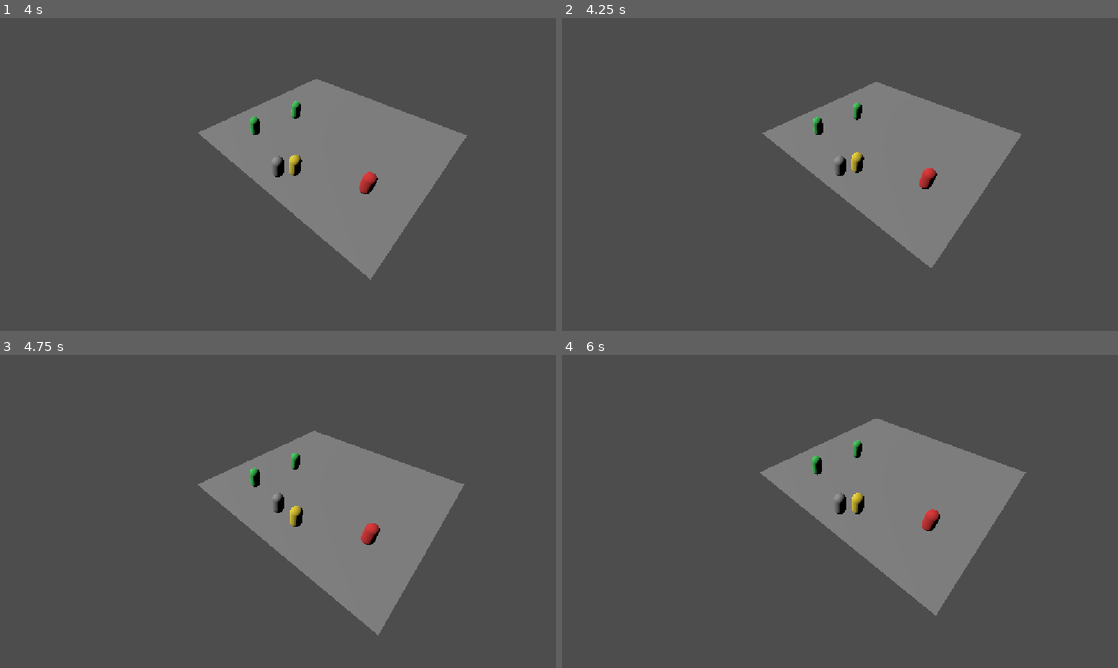
Above: before the commit, frames 1-4 (two rows, left to right).
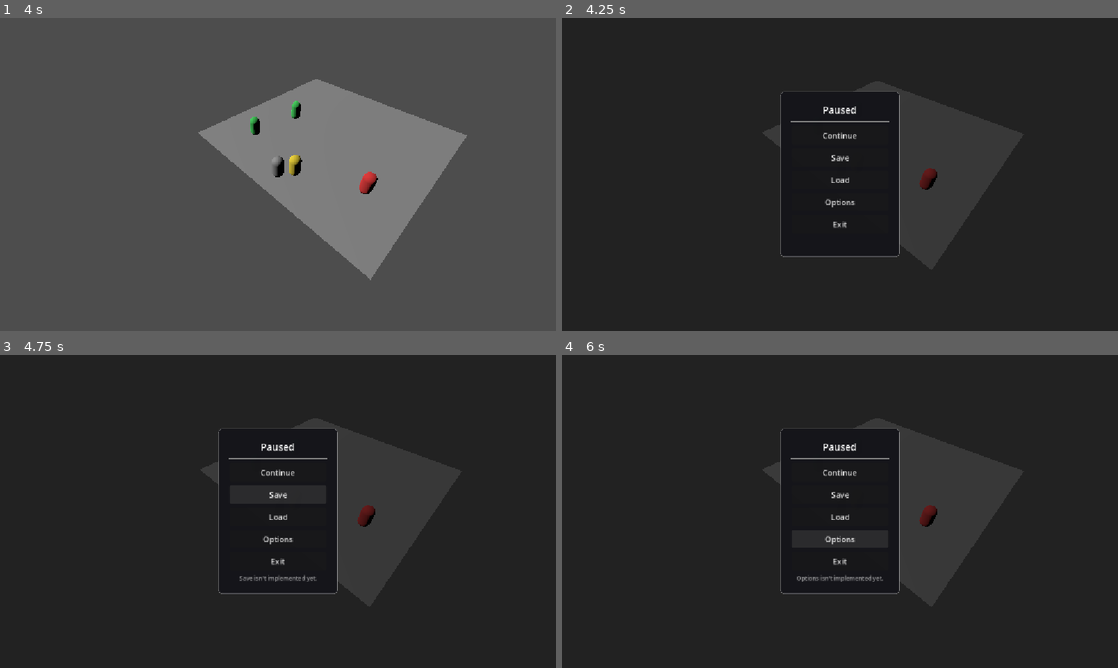
Above: after the commit, the same moments.

Repository: nikiyyy/the-big-bounty
Game: Godot game, scene res://scenes/main.tscn
Two runs of this game, one before a commit and one after it. Both use one fixed random seed, a clock stepped at 60 frames per second and the inputs below.
Inputs (mouse positions are in pixels of both pictures, inside the frame that each line leads up to):
- Up to frame 1 (4 s): tap Enter at 0.5 s; move the mouse to (400, 158) at 0.52 s; hold D 0.53-1.25 s; tap B at 0.6, 2.1, 3.6 s; click (400, 158) at 0.67 s; drag from (166, 190) to (250, 237) at 1.27 s; move the mouse to (333, 105) at 2.02 s; hold D 2.03-2.75 s; click (333, 105) at 2.17 s; drag from (250, 237) to (111, 127) at 2.77 s; move the mouse to (444, 221) at 3.52 s; hold A from 3.53 s (still down); click (444, 221) at 3.67 s
- Up to frame 2 (4.25 s): keep holding A; tap Escape at 4.15 s
- Up to frame 3 (4.75 s): release A at 4.25 s; click (278, 495) at 4.25 s, where only the run after the commit has a clickable "Save"
- Up to frame 4 (6 s): click (840, 517) at 5 s, where only the run after the commit has a clickable "Load"; click (840, 539) at 5.75 s, where only the run after the commit has a clickable "Options"

Frame 1 is identical in both runs. In frame 2, 99% of the frame differs, in the area x 0-100%, y 0-100%; in frame 3, 98%; in frame 4, 99%.

Commit message:
added esc screen

Diff:
--- /dev/null
+++ b/Scripts/pause_menu.gd
@@ -0,0 +1,120 @@
+extends CanvasLayer
+## Escape opens this outside combat. Pauses the tree while open.
+
+const BUTTONS := [
+	{"label": "Continue", "action": "continue"},
+	{"label": "Save", "action": "save"},
+	{"label": "Load", "action": "load"},
+	{"label": "Options", "action": "options"},
+	{"label": "Exit", "action": "exit"},
+]
+
+var _root: Control
+var _status: Label
+
+
+func _ready() -> void:
+	layer = 60
+	process_mode = Node.PROCESS_MODE_ALWAYS      # keep running while paused
+	add_to_group("pause_menu")
+	_build()
+	_root.hide()
+
+
+func is_open() -> bool:
+	return _root.visible
+
+
+func open() -> void:
+	_status.text = ""
+	_root.show()
+	get_tree().paused = true
+
+
+func close() -> void:
+	_root.hide()
+	get_tree().paused = false
+
+
+func toggle() -> void:
+	if is_open():
+		close()
+	else:
+		open()
+
+
+func _unhandled_input(event: InputEvent) -> void:
+	if not (event is InputEventKey and event.pressed and not event.echo):
+		return
+	if event.keycode != KEY_ESCAPE:
+		return
+	# combat owns Escape for cancelling targeting and fleeing
+	if Game.in_battle():
+		return
+	toggle()
+	get_viewport().set_input_as_handled()
+
+
+# ------------------------------------------------------------------ layout
+
+func _build() -> void:
+	_root = Control.new()
+	_root.set_anchors_preset(Control.PRESET_FULL_RECT)
+	_root.mouse_filter = Control.MOUSE_FILTER_STOP      # swallow clicks behind
+	add_child(_root)
+
+	var dim := ColorRect.new()
+	dim.color = Color(0, 0, 0, 0.55)
+	dim.set_anchors_preset(Control.PRESET_FULL_RECT)
+	dim.mouse_filter = Control.MOUSE_FILTER_IGNORE
+	_root.add_child(dim)
+
+	var center := CenterContainer.new()
+	center.set_anchors_preset(Control.PRESET_FULL_RECT)
+	center.mouse_filter = Control.MOUSE_FILTER_IGNORE
+	_root.add_child(center)
+
+	var panel := PanelContainer.new()
+	var box := StyleBoxFlat.new()
+	box.bg_color = Color(0.08, 0.08, 0.10, 0.97)
+	box.set_corner_radius_all(8)
+	box.set_content_margin_all(24)
+	box.border_color = Color(1, 1, 1, 0.18)
+	box.set_border_width_all(1)
+	panel.add_theme_stylebox_override("panel", box)
+	center.add_child(panel)
+
+	var column := VBoxContainer.new()
+	column.add_theme_constant_override("separation", 8)
+	panel.add_child(column)
+
+	var title := Label.new()
+	title.text = "Paused"
+	title.add_theme_font_size_override("font_size", 20)
+	title.horizontal_alignment = HORIZONTAL_ALIGNMENT_CENTER
+	column.add_child(title)
+	column.add_child(HSeparator.new())
+
+	for entry in BUTTONS:
+		var button := Button.new()
+		button.text = entry["label"]
+		button.custom_minimum_size = Vector2(200, 38)
+		button.pressed.connect(_on_pressed.bind(entry["action"]))
+		column.add_child(button)
+
+	_status = Label.new()
+	_status.add_theme_font_size_override("font_size", 12)
+	_status.horizontal_alignment = HORIZONTAL_ALIGNMENT_CENTER
+	_status.modulate = Color(1, 1, 1, 0.55)
+	column.add_child(_status)
+
+
+func _on_pressed(action: String) -> void:
+	match action:
+		"continue":
+			close()
+		"exit":
+			get_tree().paused = false
+			get_tree().quit()
+		_:
+			_status.text = "%s isn't implemented yet." % action.capitalize()
--- a/scenes/main.tscn
+++ b/scenes/main.tscn
@@ -7,6 +7,7 @@
 [ext_resource type="PackedScene" uid="uid://do70xo6gytsji" path="res://scenes/dialogue_ui.tscn" id="5_tefeu"]
 [ext_resource type="Script" uid="uid://c8tmiwdf4237h" path="res://Scripts/unit_inspector.gd" id="6_tefeu"]
 [ext_resource type="PackedScene" uid="uid://wsafoky2vc1o" path="res://scenes/TradeWindow.tscn" id="7_o6xl0"]
+[ext_resource type="PackedScene" uid="uid://drimseva77xj4" path="res://scenes/pause_menu.tscn" id="8_tipki"]
 
 [node name="Main" type="Node3D" unique_id=1098384311]
 script = ExtResource("1_tefeu")
@@ -30,3 +31,5 @@
 script = ExtResource("6_tefeu")
 
 [node name="TradeWindow" parent="." unique_id=1304546601 instance=ExtResource("7_o6xl0")]
+
+[node name="PauseMenu" parent="." unique_id=1578339901 instance=ExtResource("8_tipki")]
--- /dev/null
+++ b/scenes/pause_menu.tscn
@@ -0,0 +1,6 @@
+[gd_scene format=3 uid="uid://drimseva77xj4"]
+
+[ext_resource type="Script" uid="uid://h6bgq50mwvaw" path="res://Scripts/pause_menu.gd" id="1_n87rw"]
+
+[node name="PauseMenu" type="CanvasLayer" unique_id=1578339901]
+script = ExtResource("1_n87rw")
Not shown, added: Scripts/pause_menu.gd.uid
